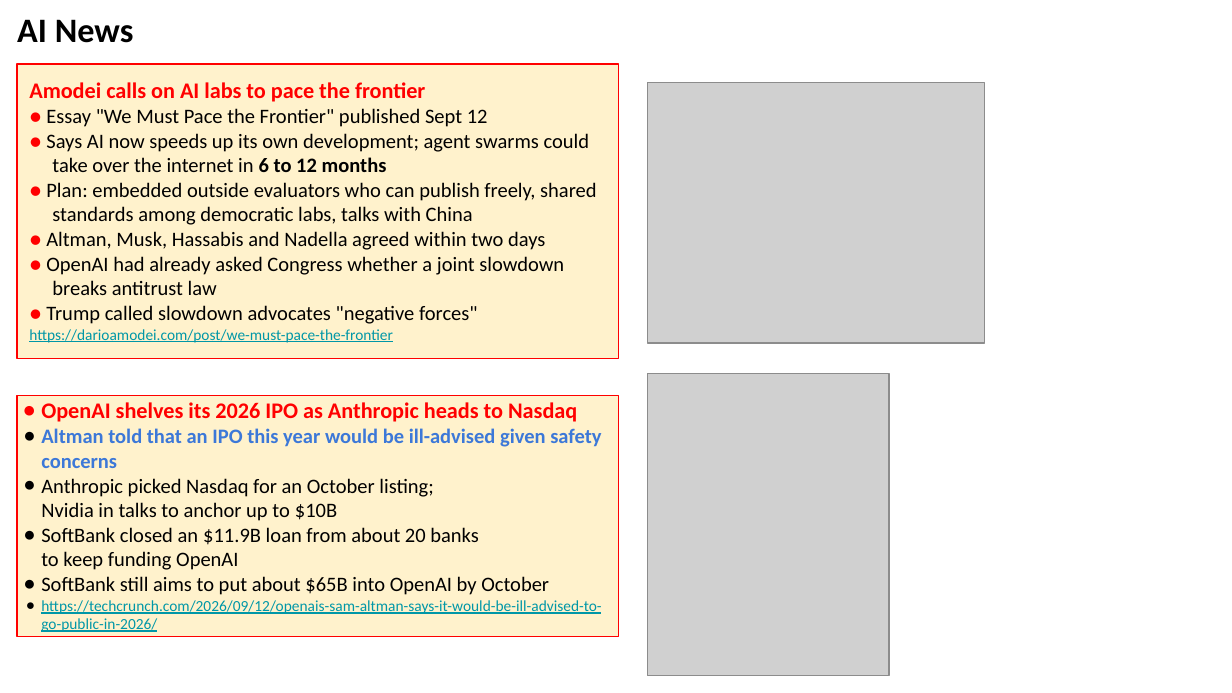
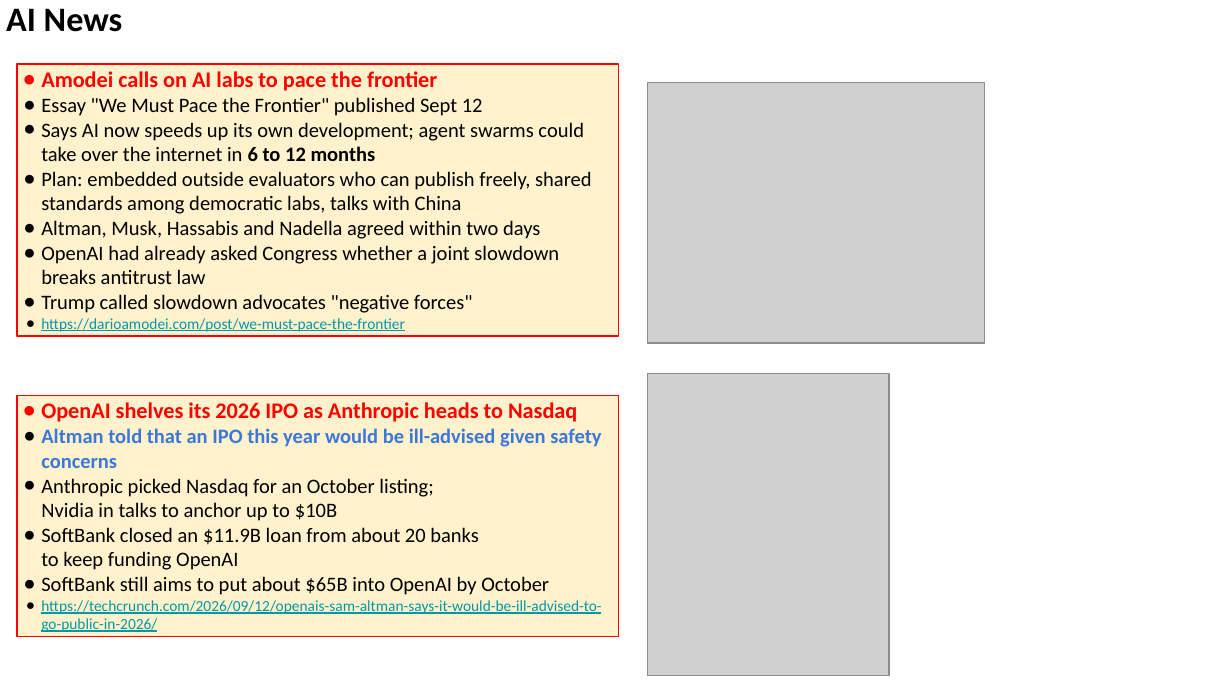
Before and after one commit to lselector/seminar, a slide deck: slide 14 of 2026/2026-09-18-AI-News.pptx (slide 13 before the commit). Drawn at 1232x693 pixels with LibreOffice and Linux fonts; fonts in the diff are those of the drawing; grey boxes stand for pictures. Boxes give left, top, right and bottom in pixels: in the first picture for what was removed or moved away, otherwise in the second. Text is boxed around its words. In the diff, an @@ line names an element or a change of style, - is before the commit and + after.

Commit message:
update

```diff
--- a/2026/2026-09-18-AI-News.pptx
+++ b/2026/2026-09-18-AI-News.pptx
@@ text "AI News": place and size @@
-text "AI News" at (17,19,134,43)
+text "AI News" at (6,8,123,32)
@@ rectangle "Amodei calls on AI labs ...": place and size @@
-rectangle "Amodei calls on AI labs ..." at (17,64,618,359)
+rectangle "Amodei calls on AI labs ..." at (17,64,618,336)
@@ text in rectangle at (41,71,437,332): bullet none to ● @@
@@ text in rectangle at (41,97,591,313): text changed @@
-● Essay "We Must Pace the Frontier" published Sept 12
-● Says AI now speeds up its own development; agent swarms could take over the internet in 6 to 12 months
-● Plan: embedded outside evaluators who can publish freely, shared standards among democratic labs, talks with China
-● Altman, Musk, Hassabis and Nadella agreed within two days
-● OpenAI had already asked Congress whether a joint slowdown breaks antitrust law
-● Trump called slowdown advocates "negative forces"
+● Essay "We Must Pace the Frontier" published Sept 12
+● Says AI now speeds up its own development; agent swarms could take over the internet in 6 to 12 months
+● Plan: embedded outside evaluators who can publish freely, shared standards among democratic labs, talks with China
+● Altman, Musk, Hassabis and Nadella agreed within two days
+● OpenAI had already asked Congress whether a joint slowdown breaks antitrust law
+● Trump called slowdown advocates "negative forces"
```
Also in this commit, not shown: 19 other slides changed, 4 slides added, 4 slides removed.
